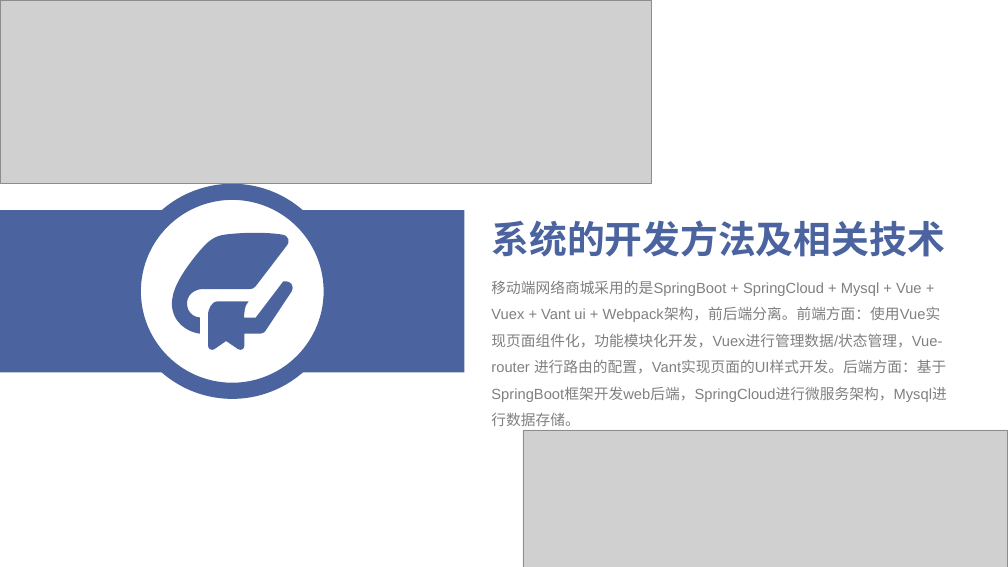
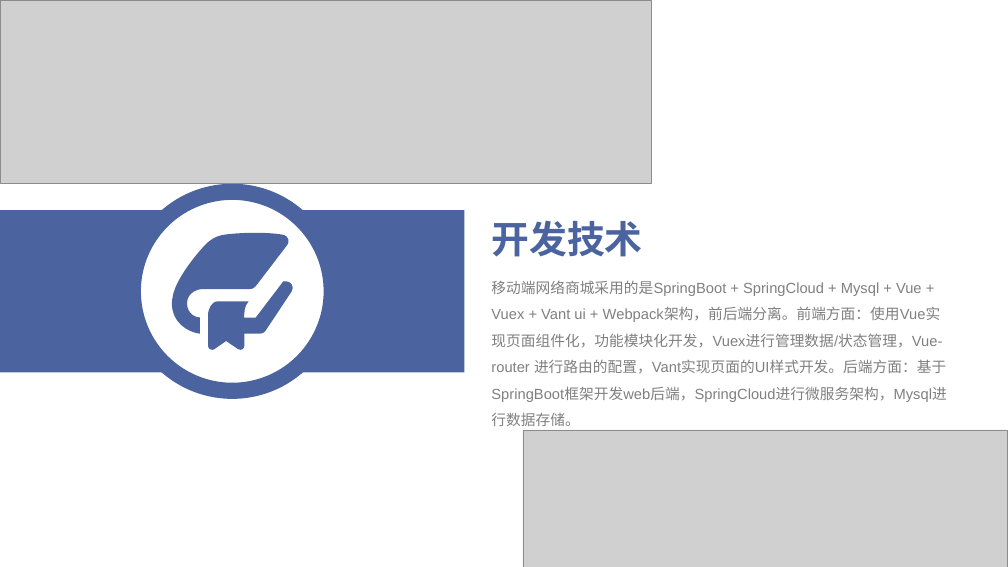
Before and after one commit to bruningSnow/gradution, a slide deck: slide 5 of 郝维敏-毕业答辩.ppt. Drawn at 1008x567 pixels with LibreOffice and Linux fonts; fonts in the diff are those of the drawing; grey boxes stand for pictures. Boxes give left, top, right and bottom in pixels: in the first picture for what was removed or moved away, otherwise in the second. Text is boxed around its words. In the diff, an @@ line names an element or a change of style, - is before the commit and + after.

```diff
--- a/郝维敏-毕业答辩.ppt
+++ b/郝维敏-毕业答辩.ppt
@@ text at [491, 220, 642, 257]: text changed @@
-系统的开发方法及相关技术
+开发技术
```
Also in this commit, not shown: 5 other slides changed, 2 other files.
